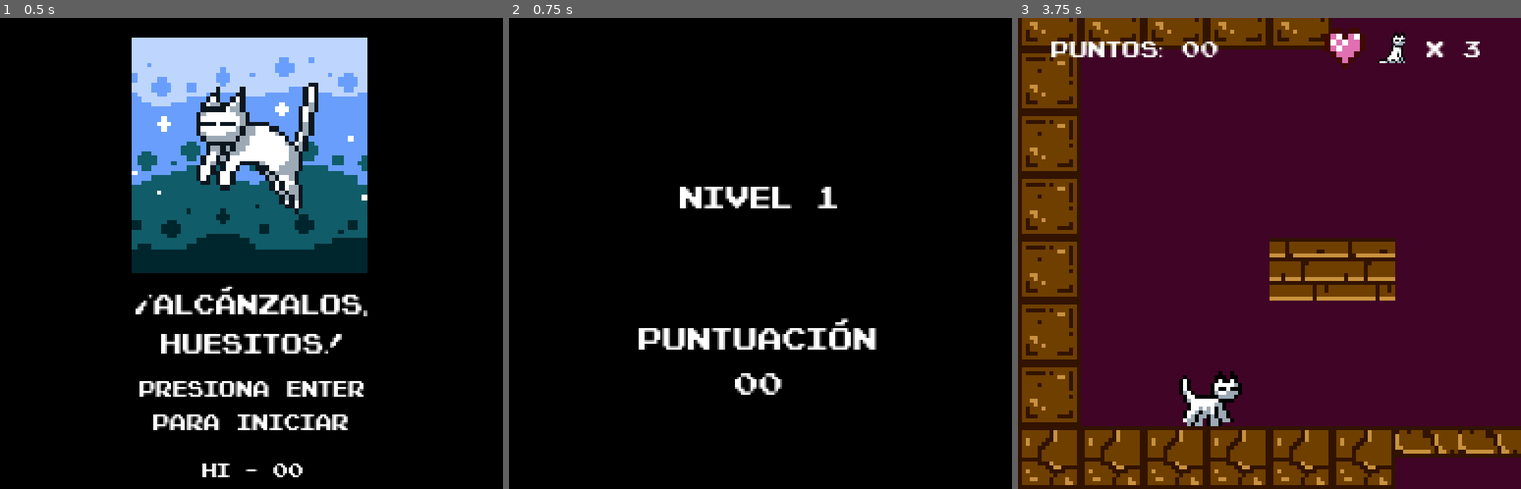
Above: before the commit, frames 1-3 (left to right).
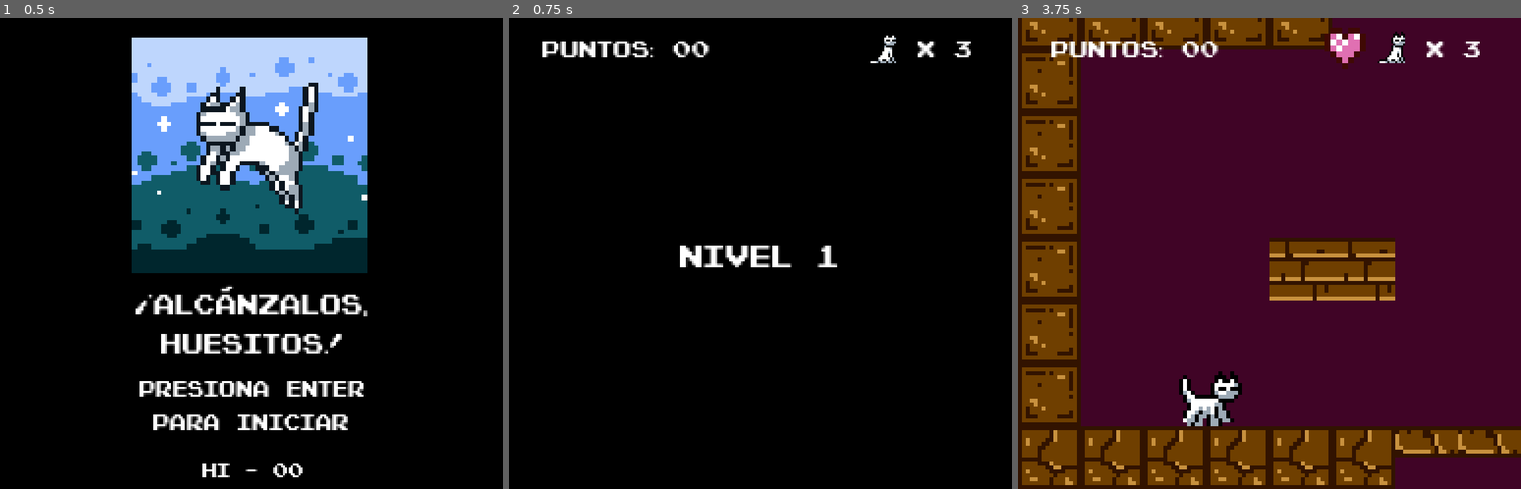
Above: after the commit, the same moments.

Repository: Autumn64/alcanzalos_huesitos
Game: Godot game, scene res://scenes/title_screen.tscn
Two runs of this game, one before a commit and one after it. Both use one fixed random seed, a clock stepped at 60 frames per second and the inputs below. Sound files missing from this copy of the repository are replaced by a short silence.
Inputs:
- Up to frame 1 (0.5 s): no input
- Up to frame 2 (0.75 s): tap Enter (Start) at 0.5 s; hold Right (Derecha) from 0.53 s (still down); hold Enter (Start) from 0.53 s (still down)
- Up to frame 3 (3.75 s): tap Space (Saltar) at 0.77, 1.52, 3.02 s; release Enter (Start) at 1.28 s; tap Backspace (Select) at 1.35 s; tap Enter (Start) at 1.55, 2, 2.85, 3.5 s; release Right (Derecha) at 2.03 s; hold Left (Izquierda) 2.03-2.78 s; hold Enter (Start) 2.03-2.78 s; hold Right (Derecha) from 2.78 s (still down); hold Backspace (Select) from 3.53 s (still down)

Frame 1 is identical in both runs. In frame 2, 4.1% of the frame differs, in the area x 6-92%, y 3-80%; in frame 3, nothing differs.

Commit message:
HUD
Signed-off-by: Mónica Nayely Flores Gómez <autumn64@disroot.org>

Diff:
--- a/alcanzalosHuesitos/scenes/new_level.tscn
+++ b/alcanzalosHuesitos/scenes/new_level.tscn
@@ -1,8 +1,9 @@
-[gd_scene load_steps=6 format=3 uid="uid://bs1ng8upkkbmq"]
+[gd_scene load_steps=7 format=3 uid="uid://bs1ng8upkkbmq"]
 
 [ext_resource type="Script" path="res://scripts/new_level.gd" id="1_gorn3"]
 [ext_resource type="Texture2D" uid="uid://ctp3kg8yatt2a" path="res://assets/tiles/TILEMAP V2.png" id="2_8ug4c"]
 [ext_resource type="FontFile" uid="uid://c37hc5mf3rtpb" path="res://assets/fonts/Pixel_NES.otf" id="3_2tujo"]
+[ext_resource type="Texture2D" uid="uid://bw1hfl0hhgour" path="res://assets/sprites/gatitosheetv2.png" id="4_e1xwl"]
 
 [sub_resource type="TileSetAtlasSource" id="TileSetAtlasSource_58n3a"]
 texture = ExtResource("2_8ug4c")
@@ -89,22 +90,13 @@
 
 [node name="Título" type="Label" parent="."]
 offset_left = 1.0
-offset_top = 70.0
+offset_top = 100.0
 offset_right = 256.0
-offset_bottom = 113.0
+offset_bottom = 143.0
 theme_override_fonts/font = ExtResource("3_2tujo")
 text = "Nivel"
 horizontal_alignment = 1
 vertical_alignment = 1
-
-[node name="Puntos" type="Label" parent="."]
-offset_top = 153.0
-offset_right = 255.0
-offset_bottom = 202.0
-theme_override_fonts/font = ExtResource("3_2tujo")
-text = "PUNTUACIÓN
-"
-horizontal_alignment = 1
 
 [node name="TimerFinal" type="Timer" parent="."]
 process_mode = 3
@@ -112,4 +104,30 @@
 one_shot = true
 autostart = true
 
+[node name="HUD" type="CanvasLayer" parent="."]
+
+[node name="Puntos" type="Label" parent="HUD"]
+offset_left = 17.0
+offset_top = 8.0
+offset_right = 84.0
+offset_bottom = 31.0
+theme_override_fonts/font = ExtResource("3_2tujo")
+theme_override_font_sizes/font_size = 12
+text = "Puntos: "
+
+[node name="Sprite2D" type="Sprite2D" parent="HUD"]
+position = Vector2(190, 15)
+texture = ExtResource("4_e1xwl")
+region_enabled = true
+region_rect = Rect2(0, 0, 14.9757, 16.8236)
+
+[node name="Vidas" type="Label" parent="HUD"]
+offset_left = 208.0
+offset_top = 8.0
+offset_right = 248.0
+offset_bottom = 31.0
+theme_override_fonts/font = ExtResource("3_2tujo")
+theme_override_font_sizes/font_size = 12
+text = "X "
+
 [connection signal="timeout" from="TimerFinal" to="." method="_on_timer_final_timeout"]
--- a/alcanzalosHuesitos/scripts/enemigo.gd
+++ b/alcanzalosHuesitos/scripts/enemigo.gd
@@ -48,4 +48,4 @@
 	if Globals.vidas < 1:
 		get_tree().change_scene_to_file("res://scenes/game_over.tscn")
 		return
-	get_tree().reload_current_scene()
+	get_tree().change_scene_to_file("res://scenes/new_level.tscn")
--- a/alcanzalosHuesitos/scripts/new_level.gd
+++ b/alcanzalosHuesitos/scripts/new_level.gd
@@ -1,11 +1,14 @@
 extends CanvasLayer
 @onready var titulo: Label = $"Título"
-@onready var puntos: Label = $Puntos
+@onready var puntos: Label = $HUD/Puntos
+@onready var vidas: Label = $HUD/Vidas
+
 
 
 func _ready() -> void:
 	titulo.text = "Nivel " + str(Globals.nivel)
-	puntos.text = "Puntuación\n" + Globals.ob_puntos() + "0"
+	puntos.text = "Puntos: " + Globals.ob_puntos() + "0"
+	vidas.text = "x " + Globals.ob_vidas()
 
 func _on_timer_final_timeout() -> void:
 	get_tree().change_scene_to_file("res://scenes/nivel" + str(Globals.nivel) + ".tscn")
Not shown, changed: CHANGELOG.txt
